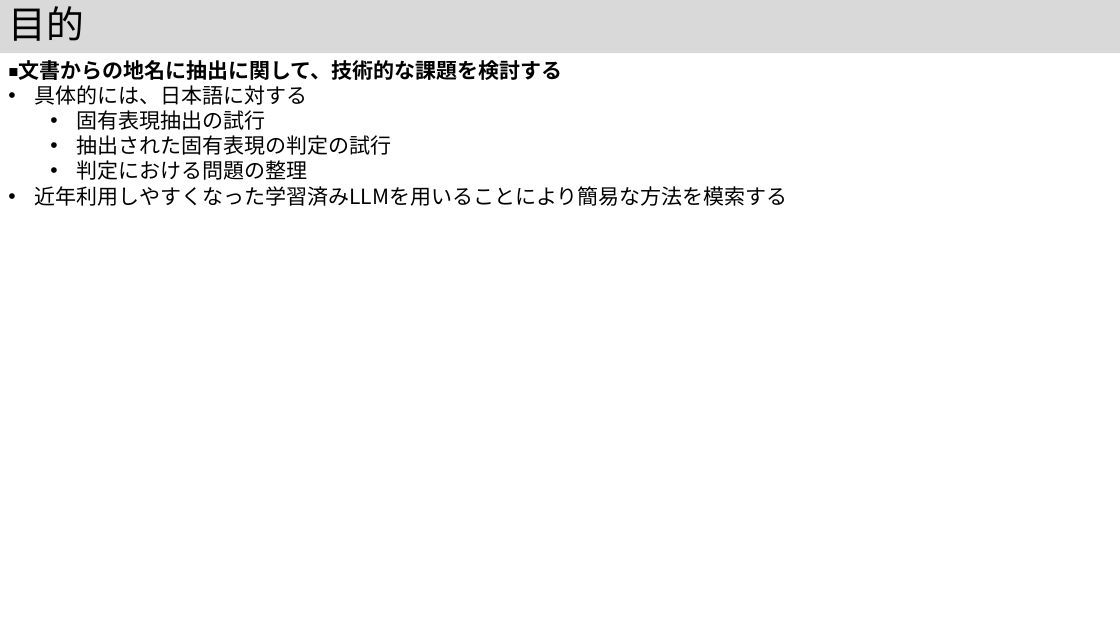
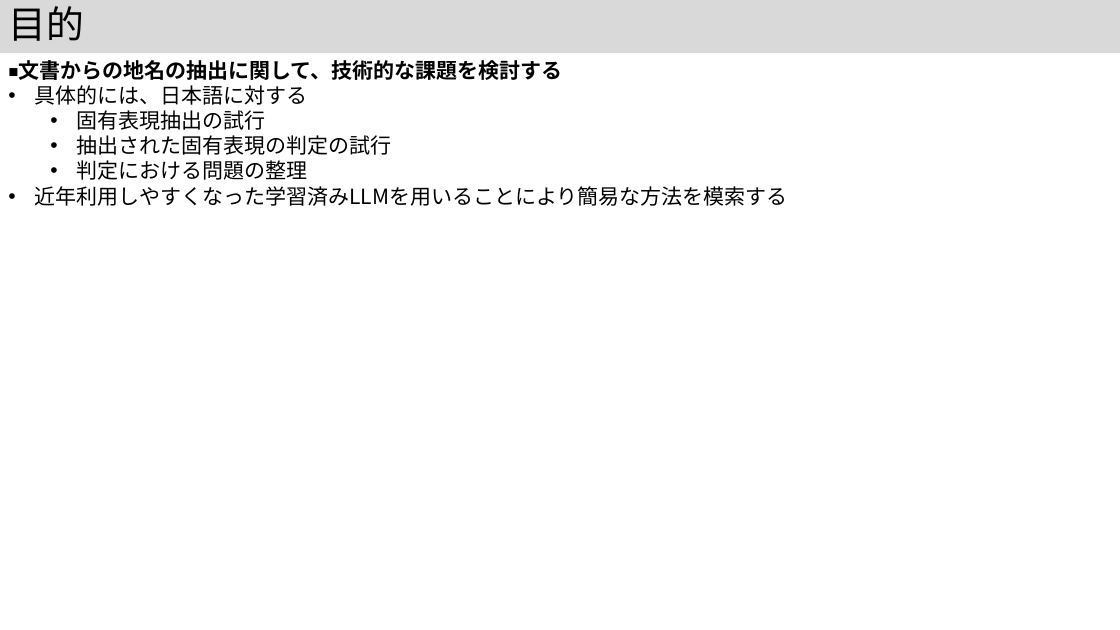
Before and after one commit to kouamano/nihongo-region-name-extract, a slide deck: slide 6 of jsik2026taikai.pptx (slide 5 before the commit). Drawn at 1120x630 pixels with LibreOffice and Linux fonts; fonts in the diff are those of the drawing. Boxes give left, top, right and bottom in pixels: in the first picture for what was removed or moved away, otherwise in the second. Text is boxed around its words. In the diff, an @@ line names an element or a change of style, - is before the commit and + after.

```diff
--- a/jsik2026taikai.pptx
+++ b/jsik2026taikai.pptx
@@ text at bbox=[18, 60, 562, 80]: text changed @@
-◾️文書からの地名に抽出に関して、技術的な課題を検討する
+◾️文書からの地名の抽出に関して、技術的な課題を検討する
```
Also in this commit, not shown: 2 other slides changed, 6 slides added, 1 other file.
